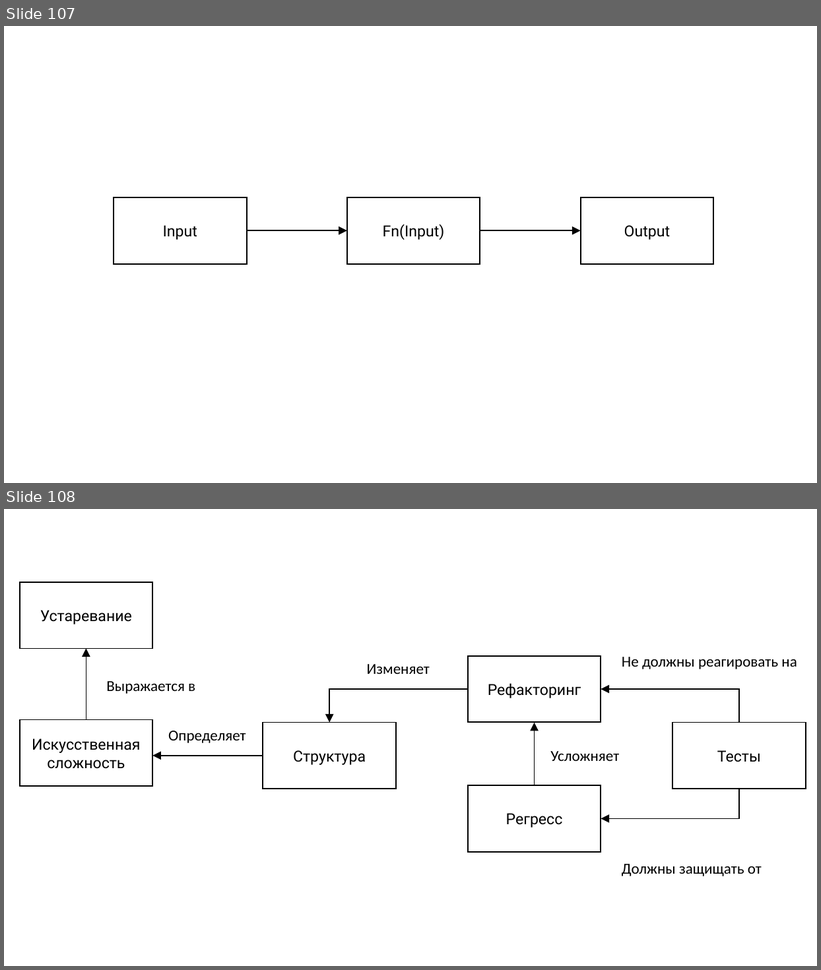
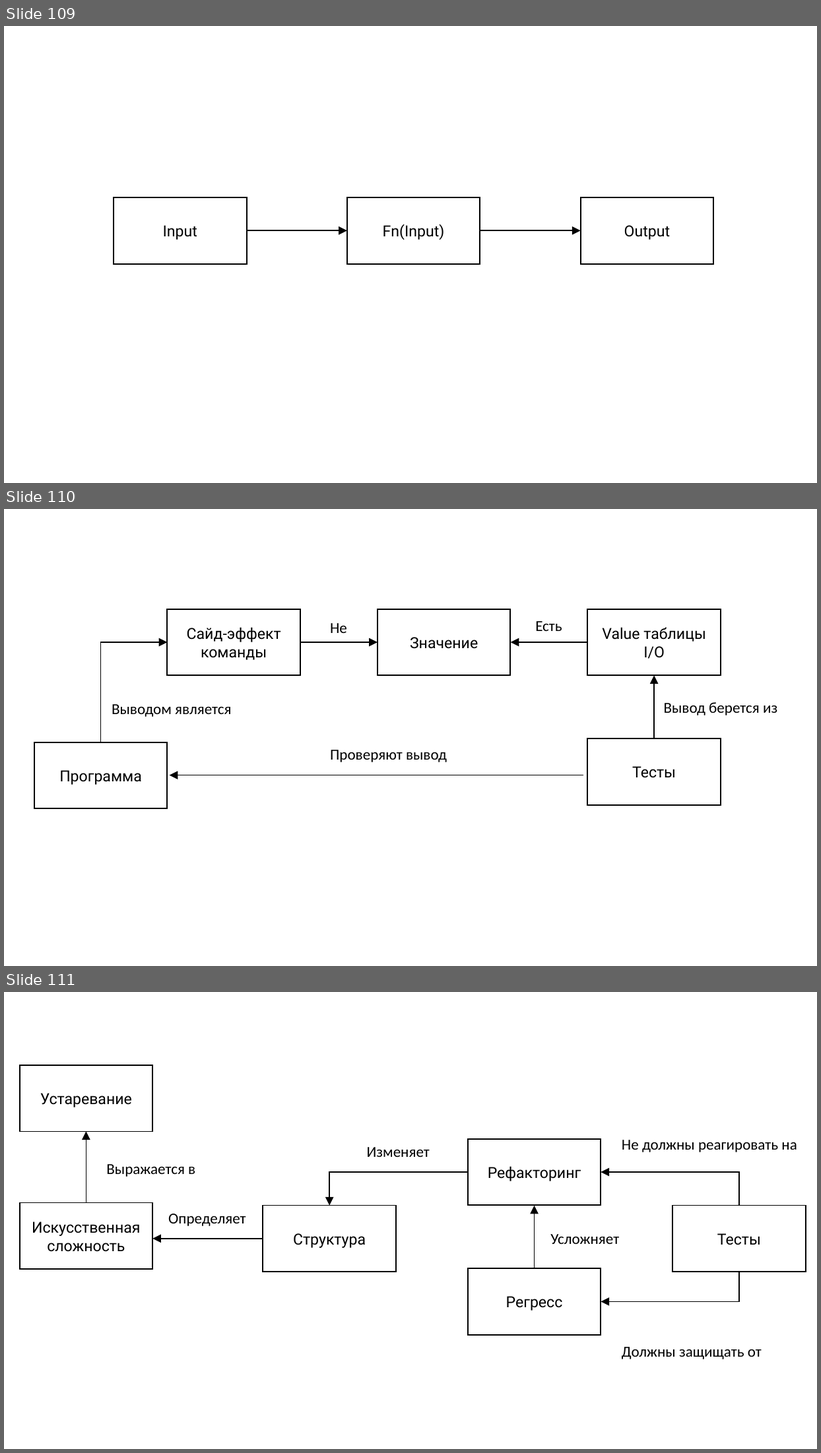
Before and after one commit to rkhaimov/brain-gym, a slide deck: Презентация.pptx. Shown one above the other, each under a label of ours: slides 107 and 108 before the commit, slides 109, 110 and 111 after it. The pictures are 821x970 and 821x1453 pixels, drawn with LibreOffice and Linux fonts; fonts in the diff are those of the drawing. Boxes give left, top, right and bottom in pixels: in the first picture for what was removed or moved away, otherwise in the second. Text is boxed around its words. In the diff, an @@ line names an element or a change of style, - is before the commit and + after.

```diff
--- a/Презентация.pptx
+++ b/Презентация.pptx
@@ slide 110 added at (x1=4, y1=509, x2=817, y2=966), background #FFFFFF @@
@@ rectangle added at (x1=168, y1=609, x2=300, y2=675), fill #FFFFFF, outline #000000 1.5 pt, 18 pt, text #000000 @@
+Сайд-эффект
+команды
@@ text added at (x1=330, y1=623, x2=347, y2=633), 18 pt, text #000000 @@
+Не
@@ rectangle added at (x1=378, y1=609, x2=510, y2=675), fill #FFFFFF, outline #000000 1.5 pt, 18 pt, text #000000 @@
+Значение
@@ text added at (x1=535, y1=621, x2=562, y2=631), 18 pt, text #000000 @@
+Есть
@@ rectangle added at (x1=587, y1=609, x2=721, y2=675), fill #FFFFFF, outline #000000 1.5 pt, 18 pt, text #000000 @@
+Value таблицы I/O
@@ elbow arrow added from (101, 743) to (168, 642), #000000 1.25 pt @@
@@ elbow arrow added from (300, 642) to (378, 642), #000000 1.25 pt @@
@@ elbow arrow added from (587, 642) to (511, 642), #000000 1.25 pt @@
@@ elbow arrow added from (654, 739) to (654, 675), #000000 1.25 pt @@
@@ text added at (x1=112, y1=704, x2=231, y2=717), 18 pt, text #000000 @@
+Выводом является
@@ text added at (x1=664, y1=702, x2=778, y2=716), 18 pt, text #000000 @@
+Вывод берется из
@@ rectangle added at (x1=34, y1=743, x2=168, y2=809), fill #FFFFFF, outline #000000 1.5 pt, 18 pt, text #000000 @@
+Программа
@@ rectangle added at (x1=587, y1=739, x2=721, y2=805), fill #FFFFFF, outline #000000 1.5 pt, 18 pt, text #000000 @@
+Тесты
@@ text added at (x1=330, y1=750, x2=447, y2=762), 18 pt, text #000000 @@
+Проверяют вывод
@@ elbow arrow added from (583, 776) to (169, 776), #000000 1.25 pt @@
@@ what was slide 107 is now slide 109 @@
@@ what was slide 108 is now slide 111 @@
```
Also in this commit, not shown: 3 other slides added, 2 other files.
